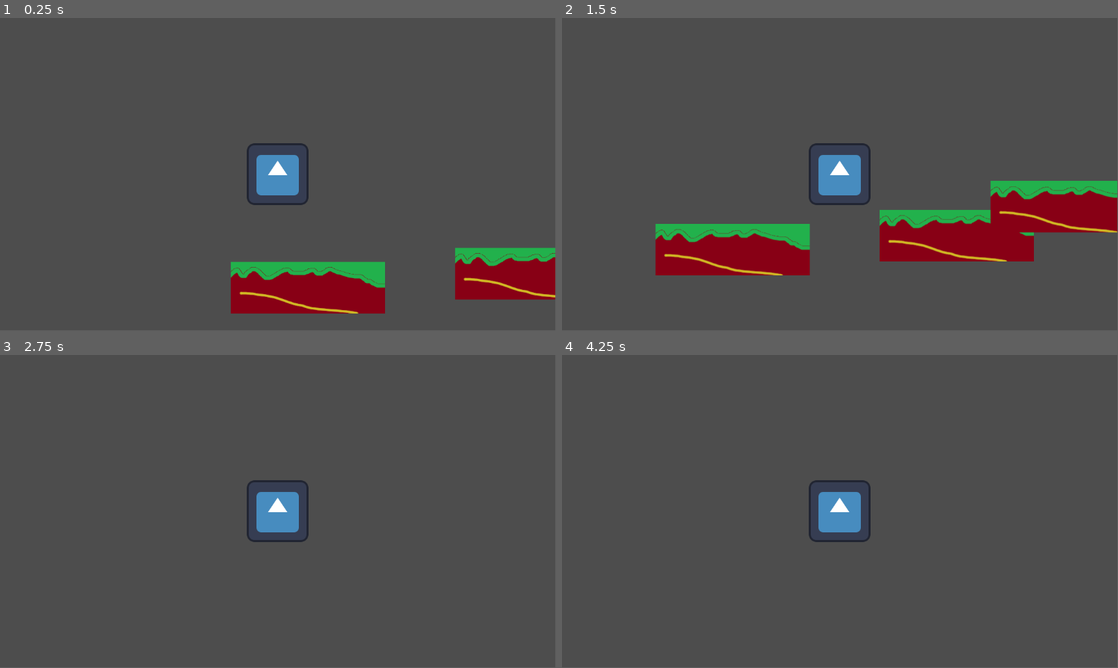
Above: before the commit, frames 1-4 (two rows, left to right).
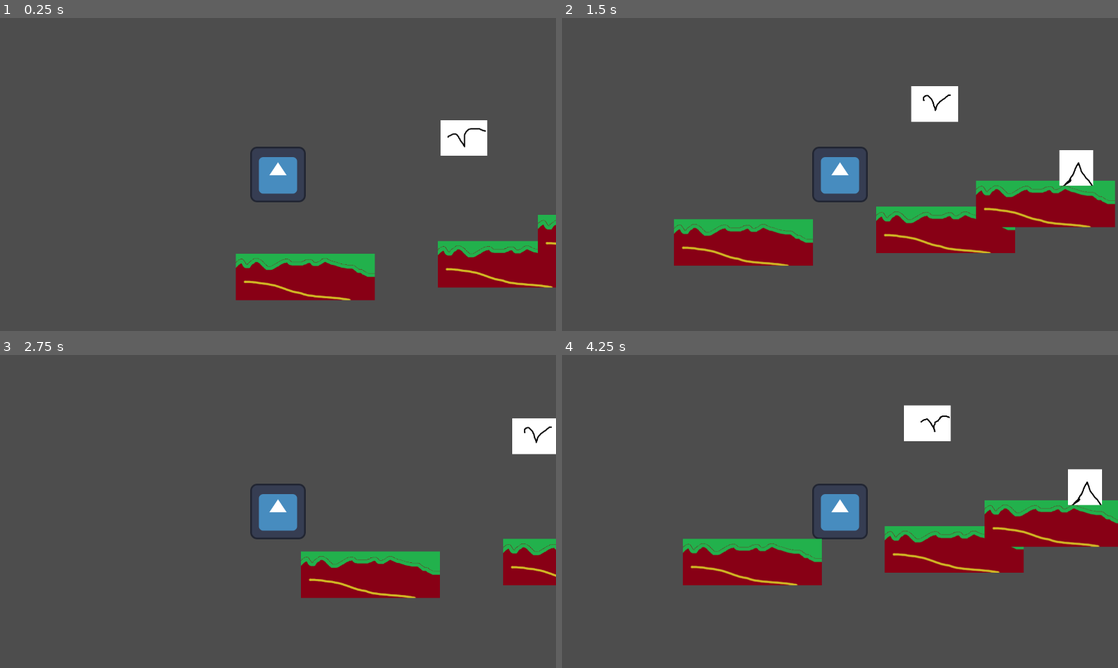
Above: after the commit, the same moments.

Repository: KRuson17/Klankier
Game: Godot game, scene res://Sceny/world.tscn
Two runs of this game, one before a commit and one after it. Both use one fixed random seed, a clock stepped at 60 frames per second and the inputs below. The engine's default icon, where the game draws it, is replaced by a stand-in: a white triangle on a blue panel in a dark square.
Inputs:
- Up to frame 1 (0.25 s): no input
- Up to frame 2 (1.5 s): tap Enter (ui_accept) at 0.5, 0.77 s; hold Right (ui_right) from 0.53 s (still down)
- Up to frame 3 (2.75 s): tap Enter (ui_accept) at 1.52 s; release Right (ui_right) at 2.03 s; hold Left (ui_left) from 2.03 s (still down)
- Up to frame 4 (4.25 s): release Left (ui_left) at 2.78 s; hold Right (ui_right) from 2.78 s (still down); tap Enter (ui_accept) at 3.02, 3.77 s
In our replay, the window is 799x449 before the commit and 800x450 after it. These sizes can differ from the game's own. Grey fills any space a smaller window leaves; there, only what the larger window draws over its background counts as a difference.

The runs differ from the first frame. In frame 1, 7.6% of the frame differs, in the area x 41-100%, y 32-95%; in frame 2, 8.3%; in frame 3, 6.7%; in frame 4, 13%, in the area x 21-100%, y 16-74%.

Commit message:
ptero + krzew
dotknięcie enemy + spadek ładuje level od nowa

Diff:
--- a/Sceny/player.tscn
+++ b/Sceny/player.tscn
@@ -6,7 +6,7 @@
 [sub_resource type="RectangleShape2D" id="RectangleShape2D_h4h5p"]
 size = Vector2(128, 128)
 
-[node name="player" type="CharacterBody2D"]
+[node name="player" type="CharacterBody2D" groups=["player"]]
 script = ExtResource("1_8wvd2")
 
 [node name="Sprite2D" type="Sprite2D" parent="."]
--- /dev/null
+++ b/Sceny/pterodactyl.tscn
@@ -0,0 +1,47 @@
+[gd_scene load_steps=8 format=3 uid="uid://b1a251mvblg7r"]
+
+[ext_resource type="Script" path="res://script/pterodactyl.gd" id="1_b8kk8"]
+[ext_resource type="Texture2D" uid="uid://6m0f30lu5xm6" path="res://asset/ptero.png" id="1_xtdnb"]
+
+[sub_resource type="AtlasTexture" id="AtlasTexture_rk58u"]
+atlas = ExtResource("1_xtdnb")
+region = Rect2(0, 0, 108, 82)
+
+[sub_resource type="AtlasTexture" id="AtlasTexture_hdxlp"]
+atlas = ExtResource("1_xtdnb")
+region = Rect2(108, 0, 108, 82)
+
+[sub_resource type="AtlasTexture" id="AtlasTexture_v5jad"]
+atlas = ExtResource("1_xtdnb")
+region = Rect2(216, 0, 108, 82)
+
+[sub_resource type="SpriteFrames" id="SpriteFrames_entad"]
+animations = [{
+"frames": [{
+"duration": 1.0,
+"texture": SubResource("AtlasTexture_rk58u")
+}, {
+"duration": 1.0,
+"texture": SubResource("AtlasTexture_hdxlp")
+}, {
+"duration": 1.0,
+"texture": SubResource("AtlasTexture_v5jad")
+}],
+"loop": true,
+"name": &"default",
+"speed": 3.0
+}]
+
+[sub_resource type="RectangleShape2D" id="RectangleShape2D_u6wk8"]
+size = Vector2(108, 82)
+
+[node name="pterodactyl" type="Area2D" groups=["enemy"]]
+script = ExtResource("1_b8kk8")
+
+[node name="AnimatedSprite2D" type="AnimatedSprite2D" parent="."]
+sprite_frames = SubResource("SpriteFrames_entad")
+
+[node name="CollisionShape2D" type="CollisionShape2D" parent="."]
+shape = SubResource("RectangleShape2D_u6wk8")
+
+[connection signal="body_entered" from="." to="." method="_on_body_entered"]
--- /dev/null
+++ b/Sceny/thorn.tscn
@@ -0,0 +1,18 @@
+[gd_scene load_steps=4 format=3 uid="uid://cnarmhd0wf65y"]
+
+[ext_resource type="Script" path="res://script/thorn.gd" id="1_inani"]
+[ext_resource type="Texture2D" uid="uid://cthv4f2et5l0s" path="res://asset/thorn.png" id="1_nxkxa"]
+
+[sub_resource type="RectangleShape2D" id="RectangleShape2D_qaejq"]
+size = Vector2(78, 82)
+
+[node name="thorn" type="Area2D" groups=["enemy"]]
+script = ExtResource("1_inani")
+
+[node name="Sprite2D" type="Sprite2D" parent="."]
+texture = ExtResource("1_nxkxa")
+
+[node name="CollisionShape2D" type="CollisionShape2D" parent="."]
+shape = SubResource("RectangleShape2D_qaejq")
+
+[connection signal="body_entered" from="." to="." method="_on_body_entered"]
--- a/Sceny/world.tscn
+++ b/Sceny/world.tscn
@@ -1,7 +1,9 @@
-[gd_scene load_steps=3 format=3 uid="uid://bwq7nm2rjxbj6"]
+[gd_scene load_steps=5 format=3 uid="uid://bwq7nm2rjxbj6"]
 
 [ext_resource type="PackedScene" uid="uid://d2qg1eehnkr6" path="res://Sceny/player.tscn" id="1_8axij"]
 [ext_resource type="PackedScene" uid="uid://bp6ibj62aa5lx" path="res://Sceny/ground.tscn" id="2_rse7j"]
+[ext_resource type="PackedScene" uid="uid://b1a251mvblg7r" path="res://Sceny/pterodactyl.tscn" id="3_gfom1"]
+[ext_resource type="PackedScene" uid="uid://cnarmhd0wf65y" path="res://Sceny/thorn.tscn" id="4_1rmqi"]
 
 [node name="World" type="Node2D"]
 
@@ -16,3 +18,9 @@
 
 [node name="ground3" parent="." instance=ExtResource("2_rse7j")]
 position = Vector2(1003, 297)
+
+[node name="RigidBody2D" parent="." instance=ExtResource("3_gfom1")]
+position = Vector2(658, 67)
+
+[node name="thorn" parent="." instance=ExtResource("4_1rmqi")]
+position = Vector2(1074, 214)
--- a/project.godot
+++ b/project.godot
@@ -14,6 +14,16 @@
 run/main_scene="res://Sceny/world.tscn"
 config/features=PackedStringArray("4.3", "GL Compatibility")
 config/icon="res://asset/icon.svg"
+
+[display]
+
+window/size/viewport_width=1280
+window/size/viewport_height=720
+
+[global_group]
+
+enemy=""
+player=""
 
 [input]
 
--- a/script/player.gd
+++ b/script/player.gd
@@ -23,3 +23,8 @@
 		velocity.x = move_toward(velocity.x, 0, SPEED)
 
 	move_and_slide()
+	if position.y > 720:
+		dead()
+
+func dead():
+	get_tree().reload_current_scene()
--- /dev/null
+++ b/script/pterodactyl.gd
@@ -0,0 +1,22 @@
+extends Area2D
+
+var rangeToMove = [0, 200]
+var direc = true
+var step = 1
+func _ready() -> void:
+	$AnimatedSprite2D.play("default")
+
+func _process(delta: float) -> void:
+	if abs(rangeToMove[0]) >= abs(rangeToMove[1]):
+		direc = !direc
+	step = 1 if direc else -1
+	position += Vector2(step, 0)
+	rangeToMove[0] += step
+
+
+func _on_body_entered(body: Node2D) -> void:
+	if body.is_in_group("player"):
+		call_deferred("dead")
+
+func dead():
+	get_tree().reload_current_scene()
--- /dev/null
+++ b/script/thorn.gd
@@ -0,0 +1,14 @@
+extends Area2D
+
+func _ready() -> void:
+	pass
+
+func _process(delta: float) -> void:
+	pass
+
+func _on_body_entered(body: Node2D) -> void:
+	if body.is_in_group("player"):
+		call_deferred("dead")
+
+func dead():
+	get_tree().reload_current_scene()
Binary file added: asset/ptero.png
Not shown, added: asset/ptero.png.import
Binary file added: asset/thorn.png
Not shown, added: asset/thorn.png.import
